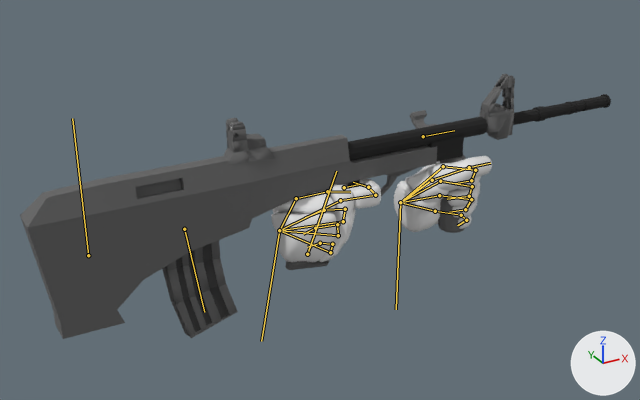
Before and after pictures for a commit that changed the Blender file Project/Blend Files/Animations/MK-X.A.blend.
Rendered twice from a 50 mm camera at (-0.268, -1.206, 0.611) aimed at (0.44, 0.082, -0.033). Lighting does not change. The marker at lower right points along +X, +Y and +Z. The bones that bend it are drawn over the model as lines.

Names of what the first picture shows: 'Arms', 'MK-X.001'.
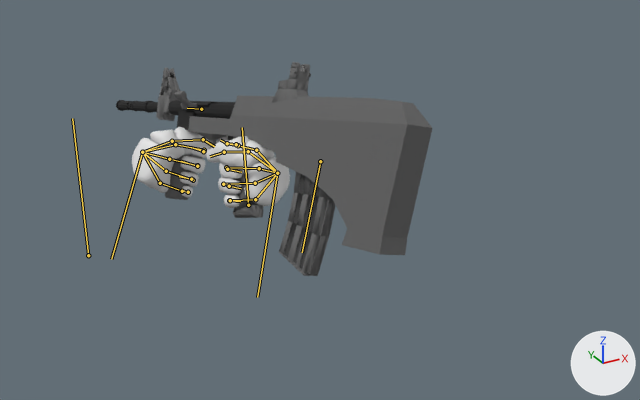
The newer file adds an action. The first version stands in its rest pose; the second is drawn at frame 110 of the action 'Inspect'.

Boxes [x1, y1, x2, y2] around the edits, measured in the pictures (640 x 400 px):
'MK-X.001', posed (46% narrower, 19% shorter)
    before: [20, 74, 611, 339]
    after: [116, 62, 432, 276]
'Arms', posed (28% narrower, 23% shorter)
    before: [272, 156, 492, 262]
    after: [132, 127, 290, 208]
bone 'index.1.R.001', root to tip
    before: (340, 200) to (375, 195)
    after: (256, 150) to (238, 145)
bone 'index.1.R.002', root to tip
    before: (375, 195) to (368, 187)
    after: (238, 145) to (227, 143)
bone 'index.1.R.003', root to tip
    before: (368, 187) to (353, 182)
    after: (227, 143) to (220, 140)
bone 'base.L', root to tip
    before: (400, 202) to (396, 309)
    after: (142, 152) to (111, 259)
bone 'thumb.1.L', root to tip
    before: (400, 202) to (432, 180)
    after: (142, 152) to (172, 141)
bone 'Main', root to tip
    before: (307, 254) to (336, 171)
    after: (248, 205) to (242, 127)

The edits, one by one:
Bone 'index.1.R.001' (bone_index_1_r_001) turns from (2, 0, 7) to (-6, -2, -8) degrees about its own x, y and z.
Bone 'index.1.R.002' (bone_index_1_r_002) turns from (-27, -15, -65) to (8, 20, 16) degrees about its own x, y and z.
Bone 'index.1.R.003' (bone_index_1_r_003) turns from (-11, -3, -35) to (-7, 6, 7) degrees about its own x, y and z.
Bone 'base.L' (bone_base_l) moves from (0.191, -0.395, 0.124) to (0.258, -0.319, 0.144).
Bone 'base.L' (bone_base_l) turns from (-91, 0, 3) to (-88, 10, -66) degrees about its own x, y and z.
Bone 'thumb.1.L' (bone_thumb_1_l) turns from (-5, -4, -10) to (-10, -1, -10) degrees about its own x, y and z.
Bone 'Main' (bone_main) moves from (-0.322, 0.185, -0.125) to (-0.293, 0.198, 0.041).
Bone 'Main' (bone_main) turns from (0, 0, 0) to (94, 54, 89) degrees about its own x, y and z.
